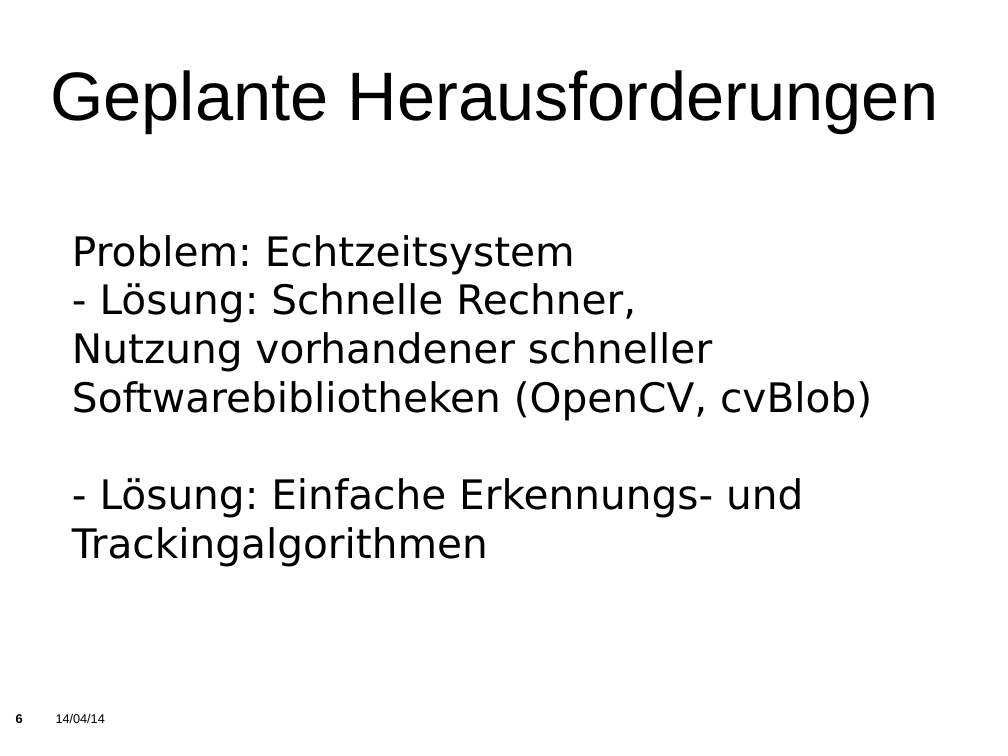
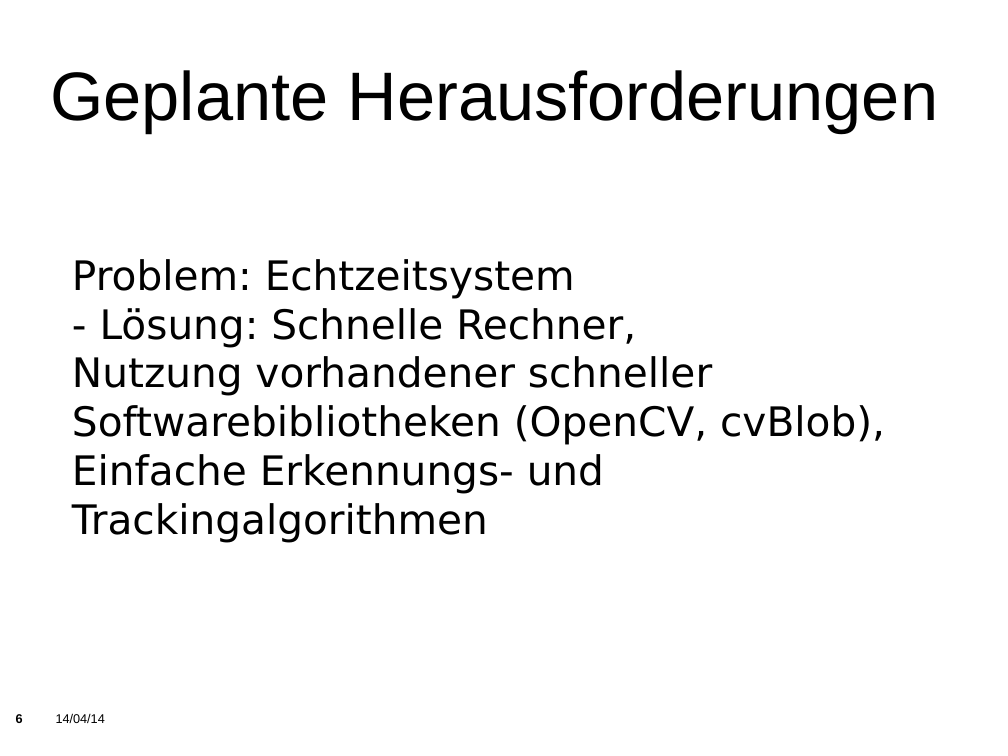
Before and after one commit to KITrokopter/Presentation, a slide deck: slide 6 of PresentationInTotal v0.1.odp. Drawn at 1008x756 pixels with LibreOffice and Linux fonts; fonts in the diff are those of the drawing; background and template pictures are left out. Boxes give left, top, right and bottom in pixels: in the first picture for what was removed or moved away, otherwise in the second. Text is boxed around its words. In the diff, an @@ line names an element or a change of style, - is before the commit and + after.

```diff
--- a/PresentationInTotal v0.1.odp
+++ b/PresentationInTotal v0.1.odp
@@ subtitle at <box>72,356,885,543</box>: text changed @@
-Nutzung vorhandener schneller Softwarebibliotheken (OpenCV, cvBlob)
-- Lösung: Einfache Erkennungs- und Trackingalgorithmen
+Nutzung vorhandener schneller Softwarebibliotheken (OpenCV, cvBlob),
+Einfache Erkennungs- und Trackingalgorithmen
```
Also in this commit, not shown: 4 other slides changed, 2 slides removed.
